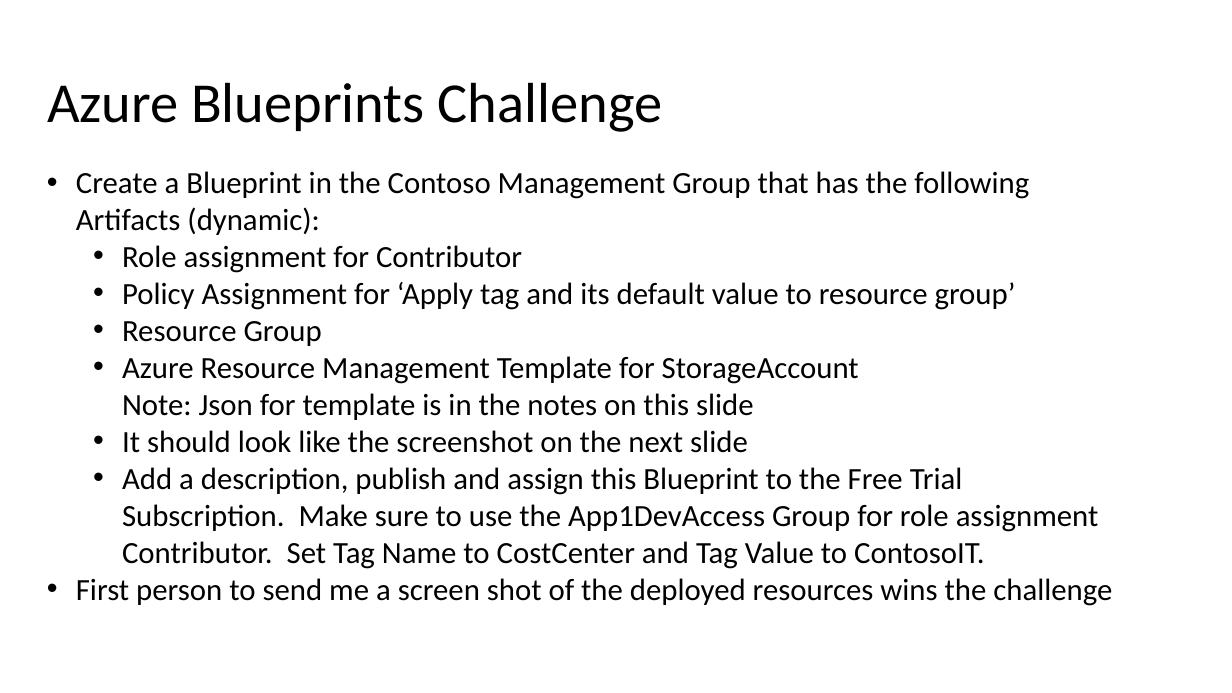
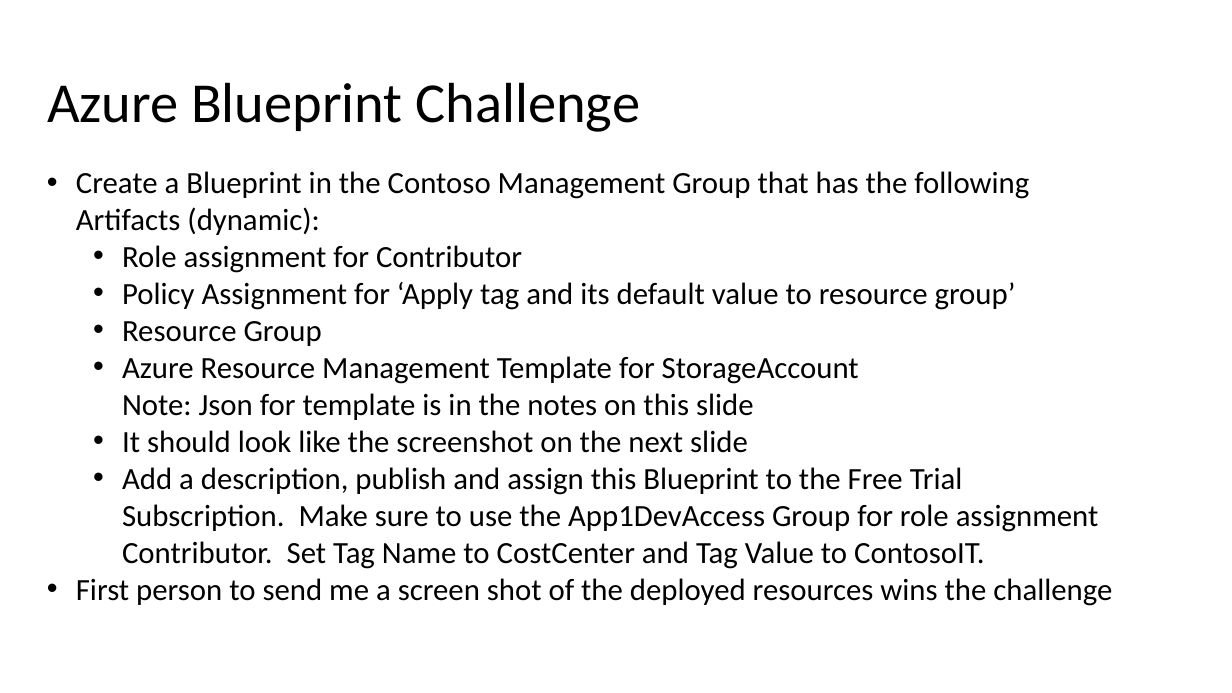
Before and after one commit to rkuehfus/AzureGovernanceChallengeWorkshop, a slide deck: slide 5 of Student/Challenges.pptx. Drawn at 1232x693 pixels with LibreOffice and Linux fonts; fonts in the diff are those of the drawing. Boxes give left, top, right and bottom in pixels: in the first picture for what was removed or moved away, otherwise in the second. Text is boxed around its words. In the diff, an @@ line names an element or a change of style, - is before the commit and + after.

Commit message:
updated slides

```diff
--- a/Student/Challenges.pptx
+++ b/Student/Challenges.pptx
@@ title at box(47, 82, 641, 132): text changed @@
-Azure Blueprints Challenge
+Azure Blueprint Challenge
```
Also in this commit, not shown: 1 other file.
